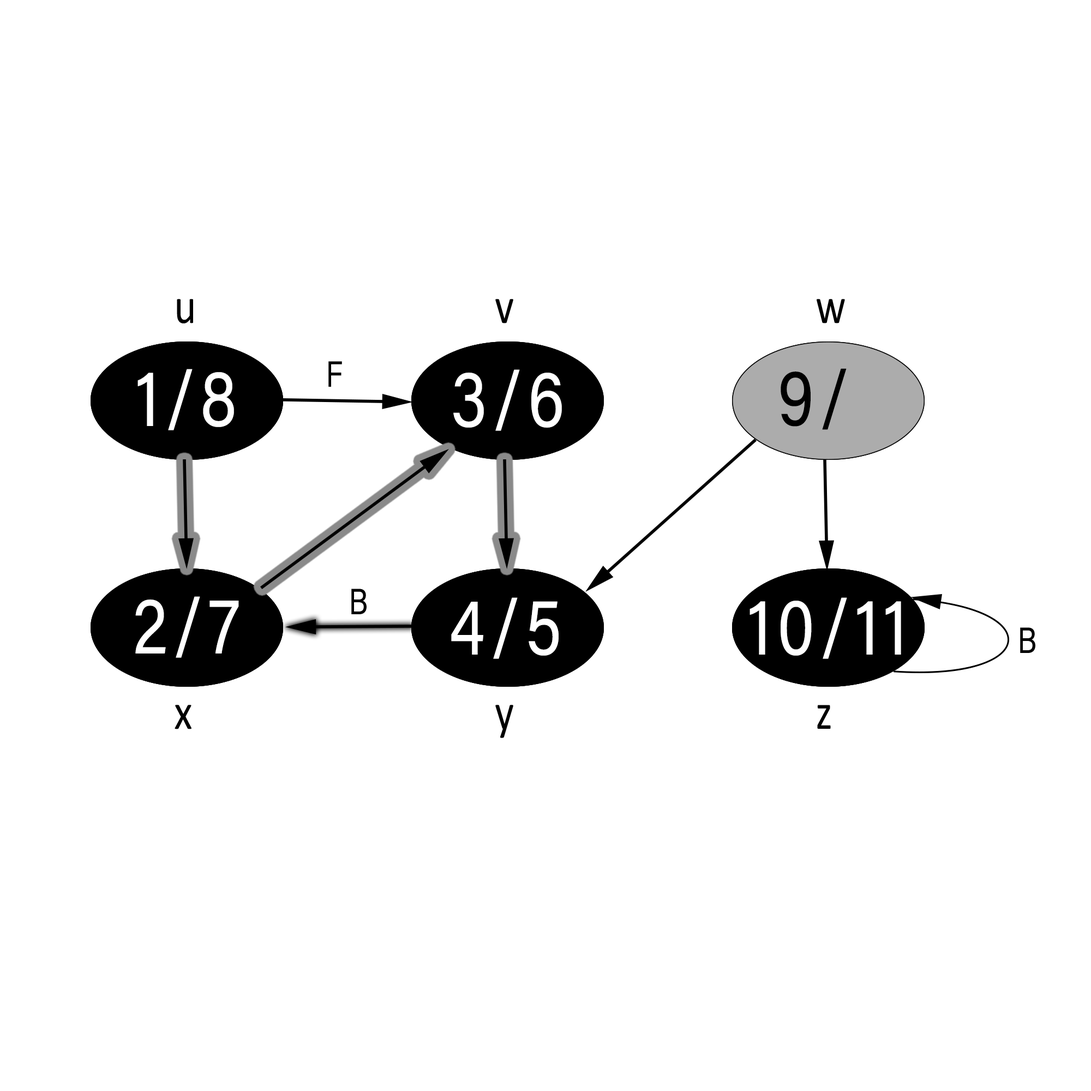
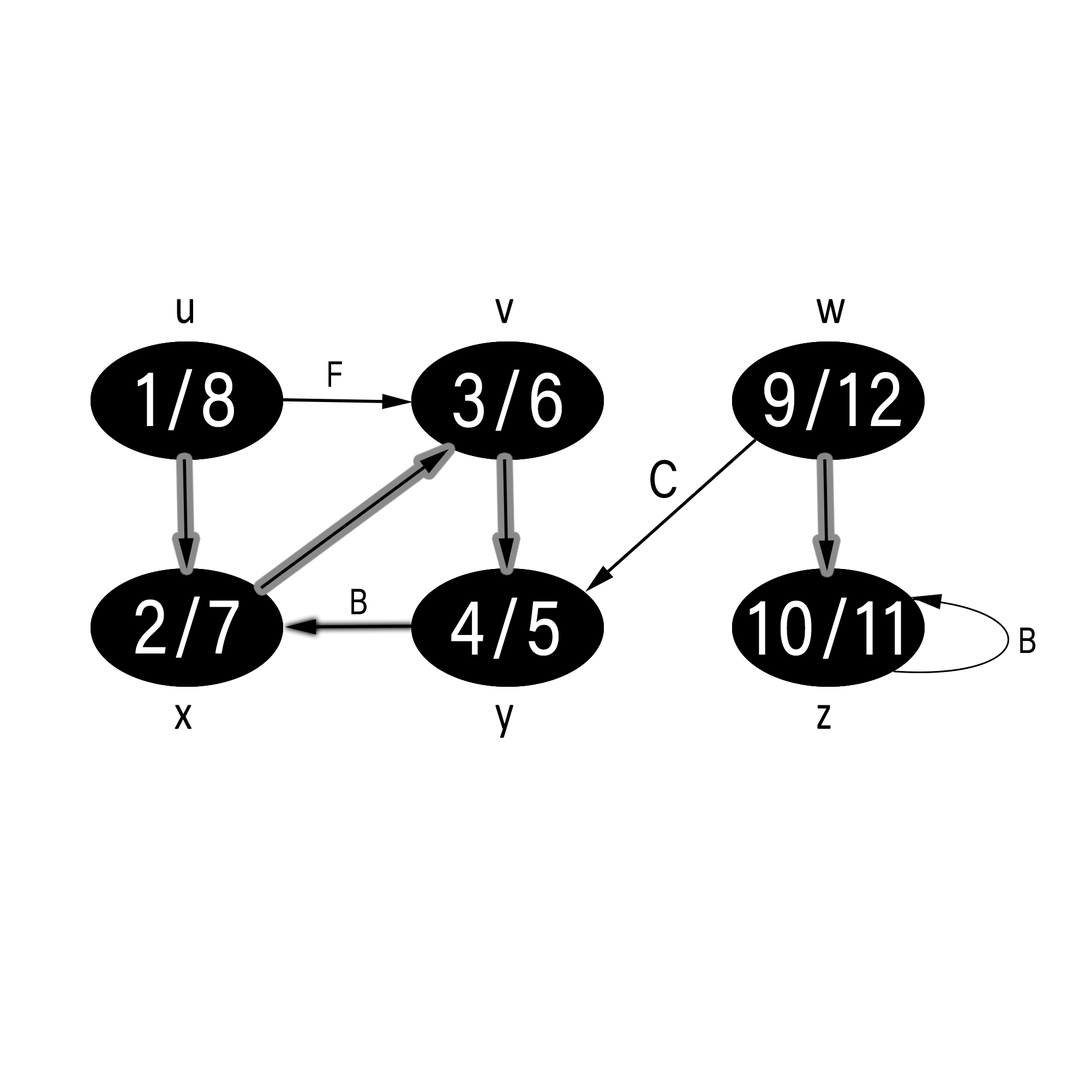
Comparing the layer stacks of the two 1091 x 1091 images. Changes:
added layer "C" in group "Group 1" over left=650, top=460, right=677, bottom=499
renamed "1/2" to "9/12", showed it, painted on it over left=764, top=368, right=902, bottom=431
showed "Black Elipse" (3rd of 6, in "Group 1" › "w" › "Black w font") over left=732, top=341, right=926, bottom=461
